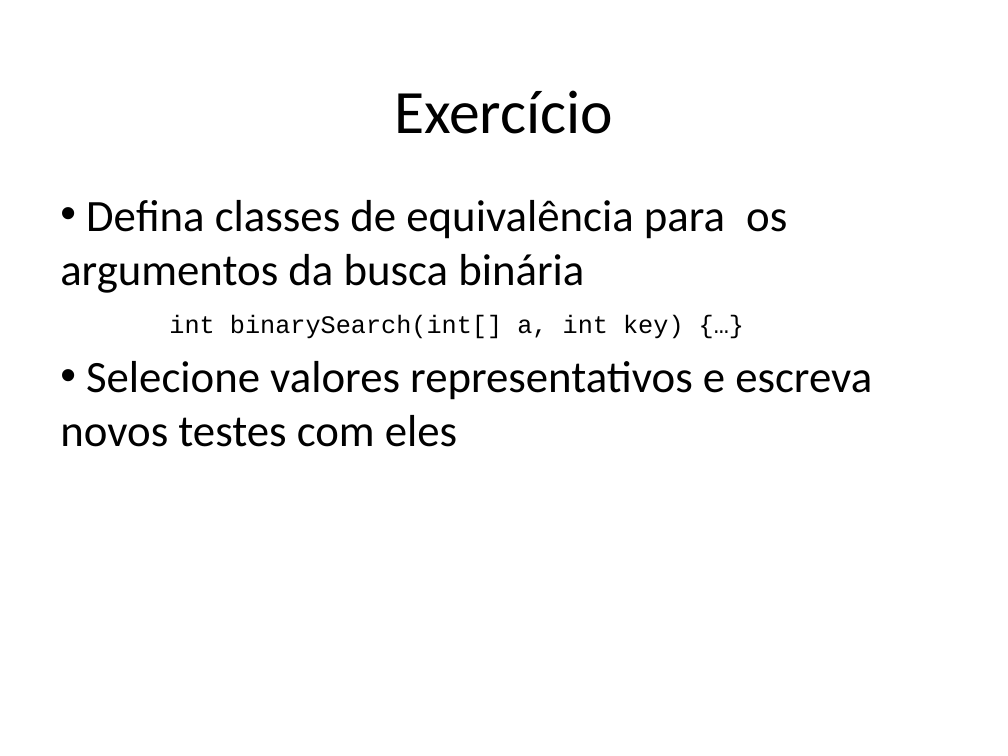
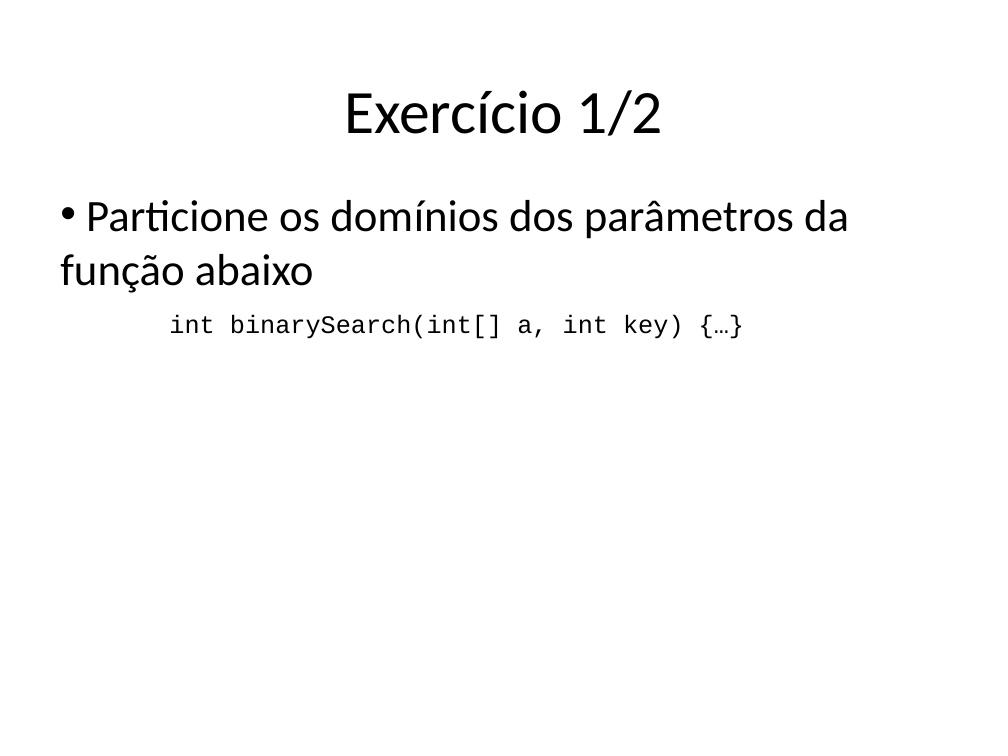
Before and after one commit to STAR-RG/testing-cin, a slide deck: slide 148 of slides.pptx (slide 149 before the commit). Drawn at 1008x756 pixels with LibreOffice and Linux fonts; fonts in the diff are those of the drawing. Boxes give left, top, right and bottom in pixels: in the first picture for what was removed or moved away, otherwise in the second. Text is boxed around its words. In the diff, an @@ line names an element or a change of style, - is before the commit and + after.

```diff
--- a/slides.pptx
+++ b/slides.pptx
@@ text at [344,90,663,136]: text changed @@
-Exercício
+Exercício 1/2
@@ text at [60,200,849,293]: text changed @@
-• Defina classes de equivalência para os argumentos da busca binária
-• Selecione valores representativos e escreva novos testes com eles
+• Particione os domínios dos parâmetros da função abaixo
```
Also in this commit, not shown: 4 other slides changed, 4 slides added, 2 slides removed.
